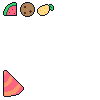
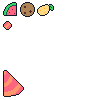
Layered file, before and after one edit (100×100). Changes by layer:
added layer "Layer 1" above "food" over [3, 21, 12, 30]
